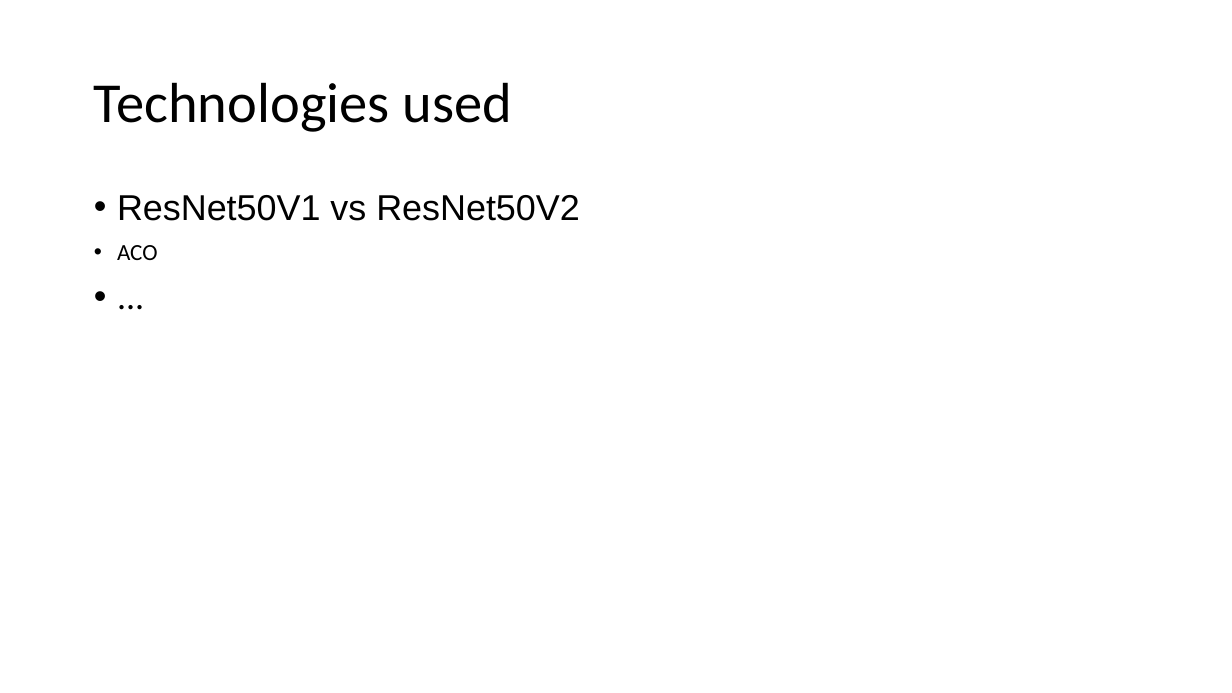
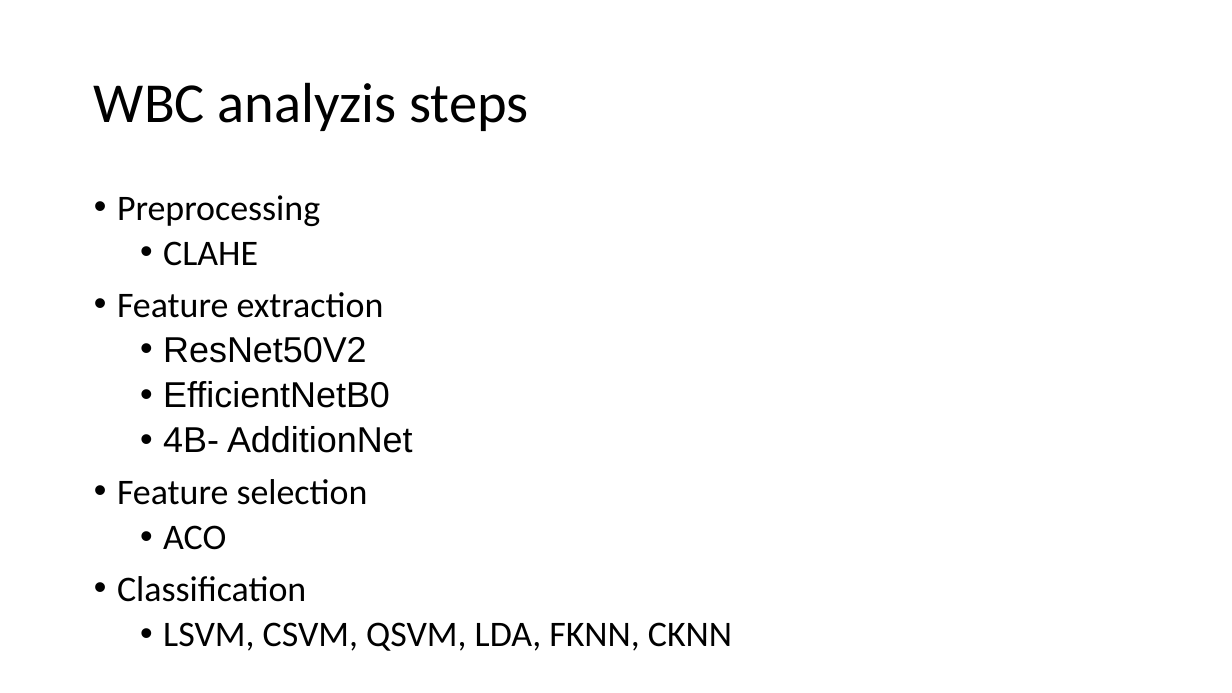
Before and after one commit to JNSchwartz/better_blood, a slide deck: slide 4 of betterblood.pptx. Drawn at 1232x693 pixels with LibreOffice and Linux fonts; fonts in the diff are those of the drawing; background and template pictures are left out. Boxes give left, top, right and bottom in pixels: in the first picture for what was removed or moved away, otherwise in the second. Text is boxed around its words. In the diff, an @@ line names an element or a change of style, - is before the commit and + after.

```diff
--- a/betterblood.pptx
+++ b/betterblood.pptx
@@ title at (94, 82, 528, 131): text changed @@
-Technologies used
+WBC analyzis steps
@@ text at (117, 195, 413, 505): text changed; font Arial to Calibri @@
-• ResNet50V1 vs ResNet50V2
+• Preprocessing
+  • CLAHE
+• Feature extraction
+  • ResNet50V2
+  • EfficientNetB0
+  • 4B- AdditionNet
+• Feature selection
@@ text at (163, 525, 226, 550): size 18 to 28 pt in "ACO"; list level 1 to 2 in "ACO" @@
@@ text at (117, 576, 732, 651): text changed @@
-• ...
+• Classification
+  • LSVM, CSVM, QSVM, LDA, FKNN, CKNN
```
Also in this commit, not shown: 4 other slides changed, 2 slides added, 2 slides removed.
